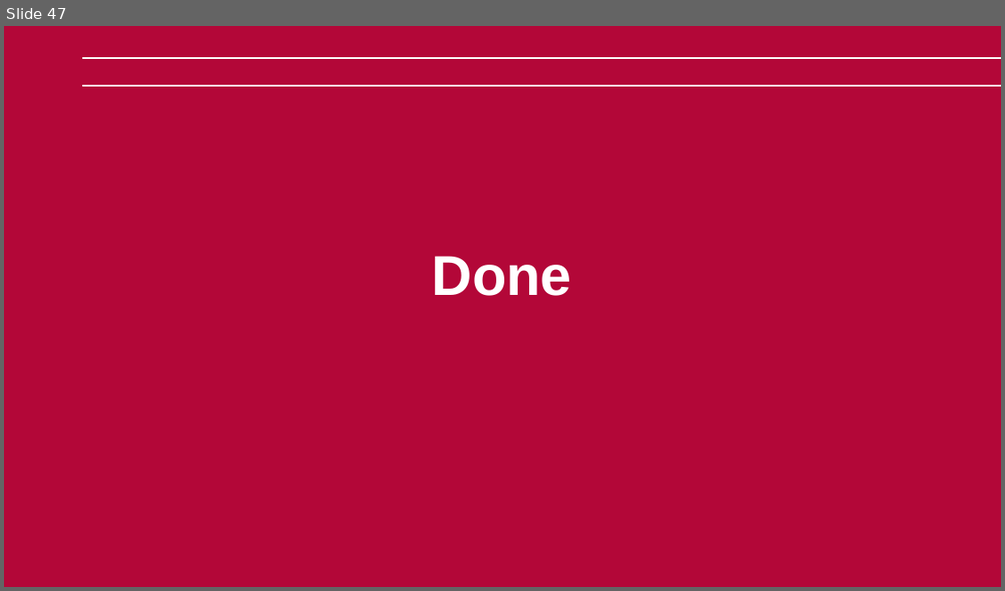
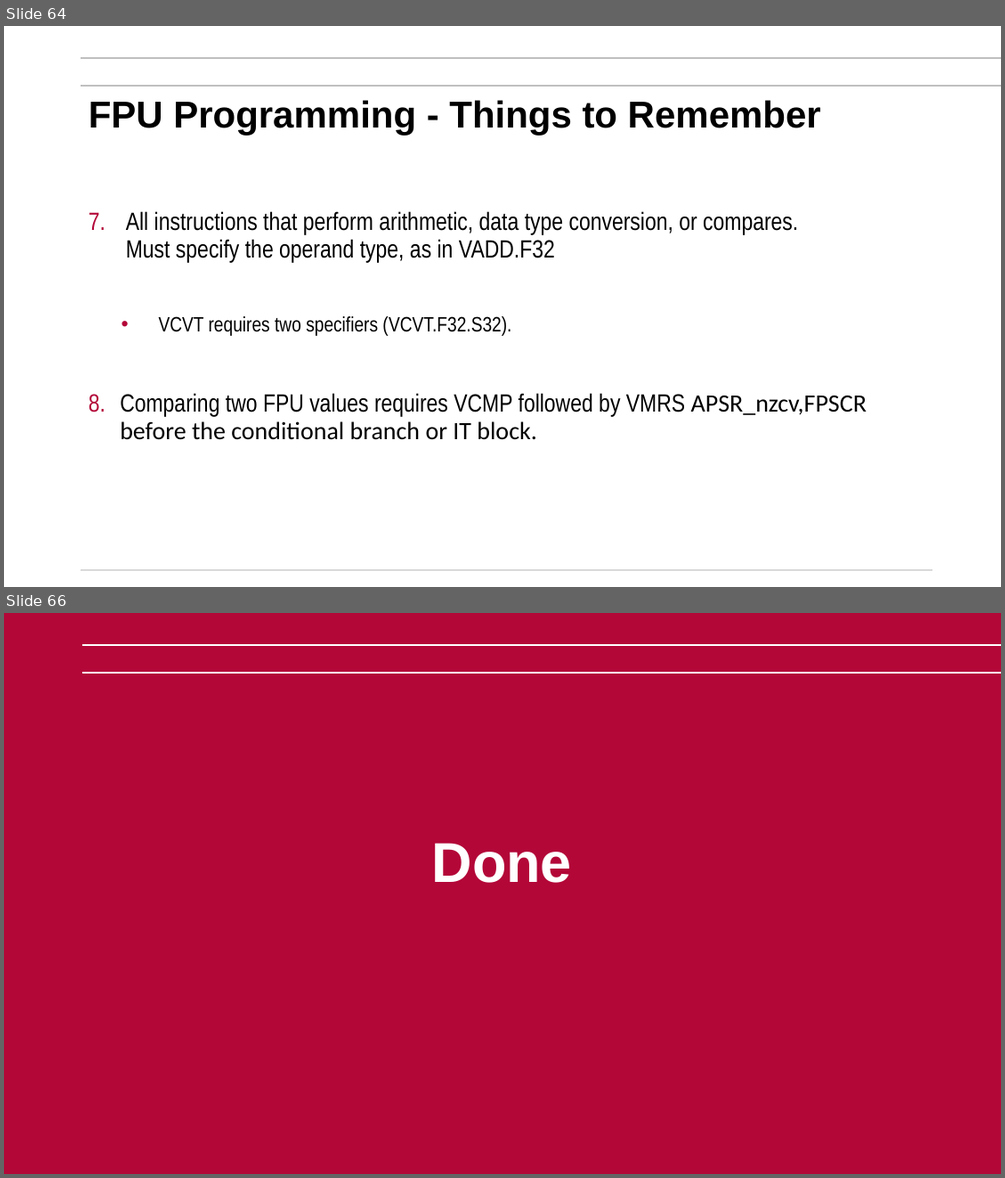
Before and after one commit to mikegrace2/CSEN20-Fall2026-Course-Website, a slide deck: Week08_FloatingPoint/Ch09_Getting Started with Floating Point_V4.pptx. Shown one above the other, each under a label of ours: slide 47 before the commit, slides 64 and 66 after it; the slides between them are not shown. The pictures are 1005x591 and 1005x1178 pixels, drawn with LibreOffice and Linux fonts; fonts in the diff are those of the drawing; background and template pictures are left out. Boxes give left, top, right and bottom in pixels: in the first picture for what was removed or moved away, otherwise in the second. Text is boxed around its words. In the diff, an @@ line names an element or a change of style, - is before the commit and + after.

Commit message:
Added the lost part about compare

```diff
--- a/Week08_FloatingPoint/Ch09_Getting Started with Floating Point_V4.pptx
+++ b/Week08_FloatingPoint/Ch09_Getting Started with Floating Point_V4.pptx
@@ slide 64 added at box(4, 26, 1001, 587), background #FFFFFF @@
@@ line added from (81, 57) to (1001, 57), #BFBFBF 1.5 pt @@
@@ line added from (81, 86) to (1001, 86), #BFBFBF 1.5 pt @@
@@ title added at box(89, 100, 821, 135), 36 pt, text #000000, bold @@
+FPU Programming - Things to Remember
@@ text added at box(120, 211, 866, 440), 24 pt, text #000000 @@
+7. All instructions that perform arithmetic, data type conversion, or compares.
+   Must specify the operand type, as in VADD.F32
+  • VCVT requires two specifiers (VCVT.F32.S32).
+8. Comparing two FPU values requires VCMP followed by VMRS APSR_nzcv,FPSCR before the conditional branch or IT block.
@@ line added from (81, 571) to (933, 571), #D9D9D9 1.5 pt @@
@@ what was slide 47 is now slide 66 @@
```
Also in this commit, not shown: 17 other slides added.
